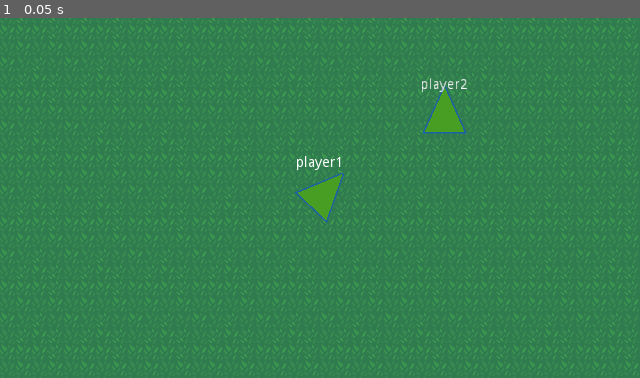
Above: before the commit, frame 1.
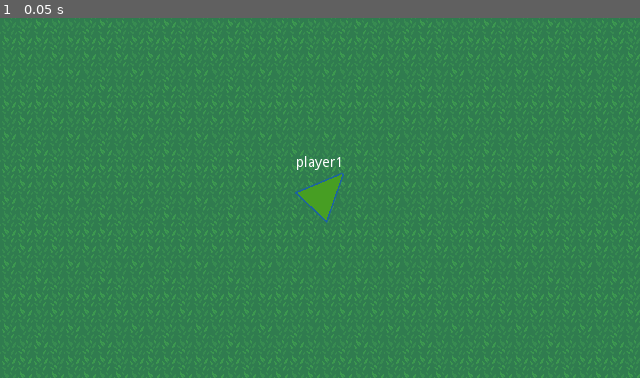
Above: after the commit, the same moment.

Repository: tangfuhao/InTheWorld
Game: Godot game, scene res://src/world/World.tscn
The game is run twice, just before and just after one commit, with the same random seed, the same clock (stepped at 60 frames per second) and the same inputs.
Inputs:
- Up to frame 1 (0.05 s): no input

The runs differ from the first frame. In frame 1, 12% of the frame differs, in the area x 0-100%, y 0-100%.

Commit message:
加入 攻击行为 攻击效果 捡起 取出 行为 站立行为
新增认知
周围其他人没有武器
十秒不受攻击
十秒没有躲入
没有远程武器
有远程武器
不在近战范围
不在远程攻击范围

创建伤害和攻击盒子
攻击免疫判定

Diff:
--- a/config/base_tasks.json
+++ b/config/base_tasks.json
@@ -13,5 +13,20 @@
     },
     {
         "任务名": "周围移动寻找"
+    },
+    {
+        "任务名": "捡起物品"
+    },
+    {
+        "任务名": "取出物品"
+    },
+    {
+        "任务名": "用拳头打"
+    },
+    {
+        "任务名": "用远程武器攻击"
+    },
+    {
+        "任务名": "站立"
     }
 ]
--- a/config/status.json
+++ b/config/status.json
@@ -17,10 +17,10 @@
             {
                 "条件名": "满足饥饿状态<0.05，则健康状态每分钟减去0.1",
                 "条件集合": [
-                    "饥饿状态,<,0.7"
+                    "饥饿状态,<,0.05"
                 ],
                 "影响集合": [
-                    "健康状态,-,0.3"
+                    "健康状态,-,0.1"
                 ]
             },
             {
--- a/config/strategy.json
+++ b/config/strategy.json
@@ -25,7 +25,6 @@
         "策略选择": [
             {
                 "策略前置条件": "周围有其他人",
-                "策略完结条件": "周围没有其他人",
                 "任务队列": "获取目标:随机,远离目标"
             }
         ]
@@ -35,7 +34,6 @@
         "策略选择": [
             {
                 "策略前置条件": "周围有其他人",
-                "策略完结条件": "周围没有其他人",
                 "任务队列": "获取目标:其他人,远离目标"
             }
         ]
--- /dev/null
+++ b/config/strategy_life.json
@@ -0,0 +1,180 @@
+[
+    {
+        "任务名": "生存动机",
+        "策略选择": [
+            {
+                "策略名称": "持续逃跑",
+                "策略权重": 1,
+                "任务队列": "持续逃跑",
+                "策略强条件": "受到攻击"
+            },
+            {
+                "策略名称": "找地方躲避",
+                "策略权重": 1,
+                "任务队列": "周围移动寻找:可躲入的,获取目标:可躲入的,移动到目标,躲入目标"
+            },
+            {
+                "策略名称": "直接杀人",
+                "策略权重": 1,
+                "任务队列": "直接杀人"
+            },
+            {
+                "策略名称": "找物品杀人",
+                "策略权重": 1,
+                "任务队列": "找物品杀人"
+            },
+            {
+                "策略名称": "囤积物品",
+                "策略权重": 1,
+                "任务队列": "囤积物品"
+            },
+            {
+                "策略名称": "沉着冷静",
+                "策略权重": 1,
+                "任务队列": "沉着冷静",
+                "策略强条件": "周围有其他人,其他人没有武器"
+            },
+            {
+                "策略名称": "拒绝关系邀请",
+                "策略权重": 1,
+                "策略前置条件": "有人发出关系邀请",
+                "任务队列": "拒绝关系邀请"
+            }
+        ]
+    },
+    {
+        "任务名": "持续逃跑",
+        "策略选择": [
+            {
+                "策略名称": "看到人就跑",
+                "策略权重": 1,
+                "任务队列": "获取目标:其他人,远离目标",
+                "策略强条件": "周围有其他人"
+            },
+            {
+                "策略名称": "看到人就躲起来",
+                "策略权重": 1,
+                "任务队列": "获取目标:其他人,远离目标,周围移动寻找:可躲入的,获取目标:可躲入的,移动到目标,躲入目标",
+                "策略强条件": "周围有其他人,不受攻击十秒,周围没有其他人,未躲入十秒"
+            },
+            {
+                "策略名称": "受攻击就跑",
+                "策略权重": 1,
+                "任务队列": "获取目标:随机,远离目标",
+                "策略强条件": "周围没有其他人,受到攻击"
+            },
+            {
+                "策略名称": "受攻击就躲起来",
+                "策略权重": 1,
+                "任务队列": "周围移动寻找:可躲入的,获取目标:可躲入的,移动到目标,躲入目标",
+                "策略强条件": "周围没有其他人,未躲入十秒,受到攻击"
+            },
+            {
+                "策略名称": "随意走动",
+                "策略权重": 1,
+                "任务队列": "随机运动"
+            }
+        ]
+    },
+    {
+        "任务名": "直接杀人",
+        "策略选择": [
+            {
+                "策略名称": "用手杀人",
+                "策略权重": 1,
+                "任务队列": "用手杀人",
+                "策略强条件": "没有远程武器"
+            },
+            {
+                "策略名称": "找到人用武器杀",
+                "策略权重": 1,
+                "任务队列": "用武器杀人",
+                "策略强条件": "有远程武器"
+            }
+        ]
+    },
+        {
+        "任务名": "用手杀人",
+        "策略选择": [
+            {
+                "策略名称": "用手杀人",
+                "策略权重": 1,
+                "任务队列": "周围移动寻找:其他人,获取目标:其他人,到达近战攻击范围,用拳头打",
+                "策略强条件": "没有远程武器"
+            }
+        ]
+    },
+        {
+        "任务名": "用武器杀人",
+        "策略选择": [
+            {
+                "策略名称": "找到人用武器杀",
+                "策略权重": 1,
+                "任务队列": "周围移动寻找:其他人,获取目标:其他人,到达远程攻击范围,用远程武器攻击",
+                "策略强条件": "有远程武器"
+            }
+        ]
+    },
+    {
+        "任务名": "到达近战攻击范围",
+        "策略选择": [
+            {
+                "策略名称": "到达近战攻击范围",
+                "策略权重": 1,
+                "策略前置条件": "不在近战攻击范围",
+                "任务队列": "移动到目标"
+            }
+        ]
+    },
+    {
+        "任务名": "到达远程攻击范围",
+        "策略选择": [
+            {
+                "策略名称": "到达远程攻击范围",
+                "策略权重": 1,
+                "策略前置条件": "不在远程攻击范围",
+                "任务队列": "移动到目标"
+            }
+        ]
+    },
+    {
+        "任务名": "找物品杀人",
+        "策略选择": [
+            {
+                "策略名称": "找物品杀人",
+                "策略权重": 1,
+                "任务队列": "周围移动寻找:武器,捡起物品:武器,用武器杀人"
+            }
+        ]
+    },
+    {
+        "任务名": "囤积物品",
+        "策略选择": [
+            {
+                "策略名称": "囤积物品",
+                "策略权重": 1,
+                "任务队列": "周围移动寻找:物品,捡起物品:物品"
+            }
+        ]
+    },
+    {
+        "任务名": "沉着冷静",
+        "策略选择": [
+            {
+                "策略名称": "沉着冷静",
+                "策略权重": 1,
+                "任务队列": "取出物品:武器,站立"
+            }
+        ]
+    },
+    {
+        "任务名": "拒绝关系邀请",
+        "策略选择": [
+            {
+                "策略名称": "拒绝关系邀请",
+                "策略权重": 1,
+                "任务队列": "拒绝邀请,随机运动"
+            }
+        ]
+    }
+]
--- a/project.godot
+++ b/project.godot
@@ -19,6 +19,11 @@
 "language": "GDScript",
 "path": "res://src/character/tasks/ApproachToTarget.gd"
 }, {
+"base": "Node2D",
+"class": "CPU",
+"language": "GDScript",
+"path": "res://src/character/CPU.gd"
+}, {
 "base": "Reference",
 "class": "Evaluate",
 "language": "GDScript",
@@ -180,9 +185,24 @@
 "path": "res://src/character/tasks/Hide.gd"
 }, {
 "base": "Reference",
+"class": "Idle",
+"language": "GDScript",
+"path": "res://src/character/tasks/Idle.gd"
+}, {
+"base": "Reference",
 "class": "MotivationModel",
 "language": "GDScript",
 "path": "res://src/character/motivation/MotivationModel.gd"
+}, {
+"base": "Reference",
+"class": "PackageItemModel",
+"language": "GDScript",
+"path": "res://src/character/package/PackageItemModel.gd"
+}, {
+"base": "Reference",
+"class": "PickUp",
+"language": "GDScript",
+"path": "res://src/character/tasks/PickUp.gd"
 }, {
 "base": "KinematicBody2D",
 "class": "Player",
@@ -190,6 +210,16 @@
 "path": "res://src/character/Human.gd"
 }, {
 "base": "Reference",
+"class": "Punch",
+"language": "GDScript",
+"path": "res://src/character/tasks/Punch.gd"
+}, {
+"base": "Reference",
+"class": "RemoteAttack",
+"language": "GDScript",
+"path": "res://src/character/tasks/RemoteAttack.gd"
+}, {
+"base": "Reference",
 "class": "StatusEffectModel",
 "language": "GDScript",
 "path": "res://src/character/status/StatusEffectModel.gd"
@@ -218,6 +248,11 @@
 "class": "Stuff",
 "language": "GDScript",
 "path": "res://src/world/Hide_Stuff.gd"
+}, {
+"base": "Reference",
+"class": "TakeOut",
+"language": "GDScript",
+"path": "res://src/character/tasks/TakeOut.gd"
 }, {
 "base": "Reference",
 "class": "Task",
@@ -242,6 +277,7 @@
 _global_script_class_icons={
 "AccessToTarget": "",
 "ApproachToTarget": "",
+"CPU": "",
 "Evaluate": "",
 "FurtherAwayTarget": "",
 "GSAIAgentLocation": "",
@@ -274,14 +310,20 @@
 "GSAITargetAcceleration": "",
 "GSAIUtils": "",
 "Hide": "",
+"Idle": "",
 "MotivationModel": "",
+"PackageItemModel": "",
+"PickUp": "",
 "Player": "",
+"Punch": "",
+"RemoteAttack": "",
 "StatusEffectModel": "",
 "StatusModel": "",
 "StrategyChain": "",
 "StrategyItemModel": "",
 "StrategyModel": "",
 "Stuff": "",
+"TakeOut": "",
 "Task": "",
 "VisionSensor": "",
 "Wander": "",
@@ -336,6 +378,7 @@
 2d_physics/layer_2="player1"
 2d_physics/layer_3="player2"
 2d_physics/layer_4="stuff"
+2d_physics/layer_5="hurt_player"
 
 [rendering]
 
--- /dev/null
+++ b/src/character/AttachEffect.tscn
@@ -0,0 +1,23 @@
+[gd_scene load_steps=5 format=2]
+
+[ext_resource path="res://assert/effect/HitEffect.png" type="Texture" id=1]
+
+[sub_resource type="AtlasTexture" id=1]
+atlas = ExtResource( 1 )
+region = Rect2( 0, 0, 24, 24 )
+
+[sub_resource type="AtlasTexture" id=2]
+atlas = ExtResource( 1 )
+region = Rect2( 24, 0, 24, 24 )
+
+[sub_resource type="SpriteFrames" id=3]
+animations = [ {
+"frames": [ SubResource( 1 ), SubResource( 2 ) ],
+"loop": true,
+"name": "Animate",
+"speed": 15.0
+} ]
+
+[node name="AttachEffect" type="AnimatedSprite"]
+frames = SubResource( 3 )
+animation = "Animate"
--- a/src/character/CPU.gd
+++ b/src/character/CPU.gd
@@ -1,4 +1,5 @@
 extends Node2D
+class_name CPU
 
 export(NodePath) var control_obj
 
--- /dev/null
+++ b/src/character/HitBox.gd
@@ -0,0 +1,2 @@
+extends Area2D
+export var damage:float = 0.1
--- /dev/null
+++ b/src/character/HitBox.tscn
@@ -0,0 +1,13 @@
+[gd_scene load_steps=3 format=2]
+
+[ext_resource path="res://src/character/HitBox.gd" type="Script" id=1]
+
+[sub_resource type="CircleShape2D" id=1]
+radius = 9.47219
+
+[node name="HitBox" type="Area2D"]
+script = ExtResource( 1 )
+
+[node name="CollisionShape2D" type="CollisionShape2D" parent="."]
+position = Vector2( 0, -30 )
+shape = SubResource( 1 )
--- a/src/character/Human.gd
+++ b/src/character/Human.gd
@@ -5,18 +5,51 @@
 onready var playerName = $LabelLayout/PlayerName
 onready var movement = $Movement
 onready var cpu = $"CPU"
-
+onready var hurt_box = $HurtBox
+onready var hit_box = $HitBox
+#与目标的距离
+var _target_distance = 0
+signal to_target_distance_update(distance)
+#背包
+var package = []
 #目标
 var target = null setget set_target,get_target
+
+
+var is_hide = false
+
+func _process(delta):
+	update_target_distance()
+
+func update_target_distance():
+	if target:
+		var latest_distance_to_target = global_position.distance_to(target.global_position)
+		var margin_of_error = _target_distance - latest_distance_to_target
+		if margin_of_error > 5:
+			_target_distance = latest_distance_to_target
+			emit_signal("to_target_distance_update",_target_distance)
 
 func _ready() -> void:
 	playerName.text = player_name
 
 func set_target(_target):
 	target = _target
+	update_target_distance()
 func get_target():
 	return target
 
 func is_approach(_target):
 	var tolerance = 100
 	return global_position.distance_squared_to(_target.global_position) < tolerance
+
+func pick_up(_target:Stuff) -> void:
+	var item = PackageItemModel.new()
+	item.item_name = _target.stuff_name
+	package.push_back(item)
+	_target.queue_free()
+
+#受到伤害
+func _on_HurtBox_area_entered(area):
+	var health_status = cpu.status.statusDic["健康状态"]
+	hurt_box.start_invincibility(0.5)
+	hurt_box.show_attack_effect()
--- a/src/character/Human.tscn
+++ b/src/character/Human.tscn
@@ -7,6 +7,8 @@
 [ext_resource path="res://src/character/LabelLayout.tscn" type="PackedScene" id=5]
 [ext_resource path="res://src/character/Movement.gd" type="Script" id=6]
 [ext_resource path="res://src/character/CPU.gd" type="Script" id=7]
+[ext_resource path="res://src/character/HurtBox.tscn" type="PackedScene" id=8]
+[ext_resource path="res://src/character/HitBox.tscn" type="PackedScene" id=9]
 
 [sub_resource type="CircleShape2D" id=1]
 radius = 13.2538
@@ -14,6 +16,9 @@
 [node name="Human" type="KinematicBody2D"]
 collision_layer = 2
 script = ExtResource( 2 )
+__meta__ = {
+"_edit_group_": true
+}
 
 [node name="Line2D" type="Line2D" parent="."]
 position = Vector2( 0, -8 )
@@ -28,14 +33,29 @@
 shape = SubResource( 1 )
 
 [node name="LabelLayout" parent="." instance=ExtResource( 5 )]
+visible = false
 
 [node name="CPU" parent="." instance=ExtResource( 4 )]
+visible = false
 script = ExtResource( 7 )
 control_obj = NodePath("..")
 
 [node name="Movement" parent="." instance=ExtResource( 3 )]
+visible = false
 script = ExtResource( 6 )
 control_obj = NodePath("..")
+
+[node name="HurtBox" parent="." instance=ExtResource( 8 )]
+monitorable = false
+collision_layer = 0
+collision_mask = 16
+
+[node name="HitBox" parent="." instance=ExtResource( 9 )]
+monitoring = false
+monitorable = false
+collision_layer = 16
+collision_mask = 0
+[connection signal="area_entered" from="HurtBox" to="." method="_on_HurtBox_area_entered"]
 
 [editable path="CPU"]
 
--- /dev/null
+++ b/src/character/HurtBox.gd
@@ -0,0 +1,39 @@
+extends Area2D
+
+
+var invincible = false setget set_invincible
+signal invincibility_start
+signal invinciblility_end
+
+onready var timer = $Timer
+
+
+func show_attack_effect():
+	var GrassEffect = load("res://src/character/AttachEffect.tscn")
+	var grassEffect = GrassEffect.instance()
+	get_tree().current_scene.add_child(grassEffect)
+	grassEffect.global_position = global_position
+
+
+func set_invincible(value):
+	invincible = value
+	if invincible :
+		emit_signal("invincibility_start")
+	else:
+		emit_signal("invinciblility_end")
+
+func start_invincibility(duration):
+	self.invincible = true
+	timer.start(duration)
+
+
+func _on_Timer_timeout():
+	self.invincible = false
+
+
+func _on_HurtBox_invincibility_start():
+	set_deferred("monitoring",false)
+
+
+func _on_HurtBox_invinciblility_end():
+	monitoring = true
--- /dev/null
+++ b/src/character/HurtBox.tscn
@@ -0,0 +1,16 @@
+[gd_scene load_steps=3 format=2]
+
+[ext_resource path="res://src/character/HurtBox.gd" type="Script" id=1]
+
+[sub_resource type="CircleShape2D" id=1]
+radius = 18.9661
+
+[node name="HurtBox" type="Area2D"]
+script = ExtResource( 1 )
+
+[node name="CollisionShape2D" type="CollisionShape2D" parent="."]
+shape = SubResource( 1 )
+
+[node name="Timer" type="Timer" parent="."]
+[connection signal="invincibility_start" from="." to="." method="_on_HurtBox_invincibility_start"]
+[connection signal="invinciblility_end" from="." to="." method="_on_HurtBox_invinciblility_end"]
--- a/src/character/Movement.gd
+++ b/src/character/Movement.gd
@@ -51,6 +51,8 @@
 			update_wander()
 		#计算位移
 		direction = GSAIUtils.angle_to_vector2(control_node.rotation).normalized()
+	else:
+		velocity = Vector2.ZERO
 
 	velocity = velocity.move_toward(direction * speed_max * movement, _delta * acceleration_max);
 	velocity = control_node.move_and_slide(velocity)
--- a/src/character/PlayerDetectionZone.gd
+++ b/src/character/PlayerDetectionZone.gd
@@ -107,6 +107,9 @@
 	else:
 		return new_stuff
 
+func get_recently_see_people_arr():
+	return recently_see_stuff_in_vision_arr
+
 
 
 var new_stuff = null
--- /dev/null
+++ b/src/character/package/PackageItemModel.gd
@@ -0,0 +1,2 @@
+class_name PackageItemModel
+var item_name
--- a/src/character/strategy/Strategy.gd
+++ b/src/character/strategy/Strategy.gd
@@ -79,6 +79,26 @@
 		return task
 	elif task_name == "躲入目标":
 		var task:Hide = Hide.new()
+		task.init(control_node,task_params)
+		return task
+	elif task_name == "捡起物品":
+		var task:PickUp = PickUp.new()
+		task.init(control_node,task_params)
+		return task
+	elif task_name == "取出物品":
+		var task:TakeOut = TakeOut.new()
+		task.init(control_node,task_params)
+		return task
+	elif task_name == "用拳头打":
+		var task:Punch = Punch.new()
+		task.init(control_node,task_params)
+		return task
+	elif task_name == "用远程武器攻击":
+		var task:RemoteAttack = RemoteAttack.new()
+		task.init(control_node,task_params)
+		return task
+	elif task_name == "站立":
+		var task:Idle = Idle.new()
 		task.init(control_node,task_params)
 		return task
 	else:
@@ -131,7 +151,15 @@
 	if meet_strategy_arr.empty() == false:
 		var is_match_current_strategy = is_match_current_strategy(_current_strategy_chain,_new_strategy_chain,level)
 		var random_code_arr = _new_strategy_chain.random_code_arr
-		if is_match_current_strategy: random_code_arr = _current_strategy_chain.random_code_arr
+		if is_match_current_strategy:
+			random_code_arr = _current_strategy_chain.random_code_arr
+		else:
+			#如果当前的策略码数目不足 用之前的补足
+			if random_code_arr.size() < level:
+				_new_strategy_chain.random_code_arr.clear()
+				for index in range(0,level):
+					var random_code = _current_strategy_chain.random_code_arr[index]
+					_new_strategy_chain.random_code_arr.push_back(random_code)
 
 #		1.选择策略
 #		2.规划策略的任务
@@ -154,13 +182,16 @@
 	return false
 
 func plan_task_queue(task_queue,level,_current_strategy_chain,_new_strategy_chain):
+	var plan_result
 	for task in task_queue:
 		var task_name = get_simple_task_name(task)
 		if is_primary_task(task_name):
 			_new_strategy_chain.push_task_level(level,task)
 		else:
 			var strategy = get_strategy_by_task_name(task_name)
-			return plan_strategy(strategy,level+1,_current_strategy_chain,_new_strategy_chain)
+			plan_result =  plan_strategy(strategy,level+1,_current_strategy_chain,_new_strategy_chain)
+			if plan_result == false:
+				return false
 	return true
 
 func get_simple_task_name(task):
@@ -253,8 +284,9 @@
 
 #加载策略表
 func laod_strategy_overview():
-	var strategy_arr = load_json_arr("res://config/strategy.json")
+	var strategy_arr = load_json_arr("res://config/strategy_life.json")
 	parse_strategys(strategy_arr)
+#	print(strategy_dic)
 
 func parse_strategys(strategy_arr):
 	for item in strategy_arr :
@@ -280,6 +312,7 @@
 	var weak_strategy_arr = []
 
 	for item in strategy_selector:
+		var is_strong_strategy_tag = false
 		var strategy_item = StrategyItemModel.new()
 		if item.has("策略权重"):
 			var weight = item["策略权重"]
@@ -287,6 +320,11 @@
 		if item.has("策略前置条件"):
 			var pre_condition = item["策略前置条件"]
 			strategy_item.pre_condition_arr = pre_condition.split(",")
+		if item.has("策略强条件"):
+			var pre_condition = item["策略强条件"]
+			strategy_item.pre_condition_arr = pre_condition.split(",")
+			is_strong_strategy_tag = true
+
 		if item.has("策略完结条件"):
 			var adjust_task_finish_condition = item["策略完结条件"]
 			strategy_item.adjust_task_finish_condition = adjust_task_finish_condition.split(",")
@@ -294,7 +332,7 @@
 		var task_queue = item["任务队列"]
 		strategy_item.task_queue = task_queue.split(",")
 
-		if item.has("强策略") && item["强策略"]:
+		if is_strong_strategy_tag:
 			strong_strategy_arr.push_back(strategy_item)
 		else:
 			weak_strategy_arr.push_back(strategy_item)
--- a/src/character/strategy/StrategyModel.gd
+++ b/src/character/strategy/StrategyModel.gd
@@ -1,7 +1,7 @@
 class_name StrategyModel
 var task_name:String
 #默认：顺序
-var order_sort_type:bool = true
+var order_sort_type:bool = false
 #默认：弱策略
 var strong_strategy:bool = false
 
--- a/src/character/tasks/FurtherAwayTarget.gd
+++ b/src/character/tasks/FurtherAwayTarget.gd
@@ -11,7 +11,7 @@
 		var target = human.get_target()
 		if target:
 			var direction:Vector2 = human.global_position - target.global_position
-			var direction_position = direction.normalized() * 10
+			var direction_position = target.normalized() * 10
 			var desired_position = human.global_position + direction_position
 			human.movement.set_desired_position(desired_position)
 
--- a/src/character/tasks/Hide.gd
+++ b/src/character/tasks/Hide.gd
@@ -1,18 +1,31 @@
 extends "res://src/character/tasks/Task.gd"
 class_name Hide
+var hide_record_start_time
+
+var world_status:WorldStatus
 #获取目标任务
-
-func process(_delta: float):
+func active():
 	if human:
+		world_status = human.cpu.world_status
 		var target = human.get_target()
 		if target:
 			if human.is_approach(target):
 				human.global_position.x = target.global_position.x
 				human.global_position.y = target.global_position.y
-				return STATE.GOAL_ACTIVE
-			else:
-				return STATE.GOAL_FAILED
+				human.is_hide = true
+				hide_record_start_time = 10
 
-		else:
-			return STATE.GOAL_COMPLETED
-	return STATE.GOAL_FAILED
+
+func process(_delta: float):
+	if human.is_hide:
+		hide_record_start_time = hide_record_start_time - _delta
+		if hide_record_start_time < 0:
+			world_status.world_status_dic["未躲入十秒"] = false
+
+		return STATE.GOAL_ACTIVE
+	else:
+		return STATE.GOAL_FAILED
+
+func terminate():
+	human.is_hide = false
+	world_status.world_status_dic["未躲入十秒"] = true
--- /dev/null
+++ b/src/character/tasks/Idle.gd
@@ -0,0 +1,7 @@
+extends "res://src/character/tasks/Task.gd"
+class_name Idle
+func active() ->void:
+	if human:
+		human.movement.is_on = false
+		human.movement.is_wander = false
+		print(human.player_name,"站立")
--- /dev/null
+++ b/src/character/tasks/PickUp.gd
@@ -0,0 +1,14 @@
+extends "res://src/character/tasks/Task.gd"
+class_name PickUp
+
+func process(_delta: float):
+	if human:
+		var target = human.get_target()
+		if target:
+			if target is Stuff:
+				if human.is_approach(target):
+					human.pick_up(target)
+					return STATE.GOAL_COMPLETED
+			else:
+				print("拾取物品 类型错误")
+	return STATE.GOAL_FAILED
--- /dev/null
+++ b/src/character/tasks/Punch.gd
@@ -0,0 +1,12 @@
+extends "res://src/character/tasks/Task.gd"
+class_name Punch
+
+func active():
+	if human:
+		var hit_box = human.hit_box
+		hit_box.set_deferred("monitorable",false)
+
+func terminate():
+	if human:
+		var hit_box = human.hit_box
+		hit_box.monitorable = true
--- /dev/null
+++ b/src/character/tasks/RemoteAttack.gd
@@ -0,0 +1,2 @@
+extends "res://src/character/tasks/Task.gd"
+class_name RemoteAttack
--- /dev/null
+++ b/src/character/tasks/TakeOut.gd
@@ -0,0 +1,9 @@
+extends "res://src/character/tasks/Task.gd"
+class_name TakeOut
+
+func active() ->void:
+	if human:
+		print(human.player_name,"取出",params)
+
+func process(_delta: float):
+	return STATE.GOAL_COMPLETED
--- a/src/character/tasks/Task.gd
+++ b/src/character/tasks/Task.gd
@@ -14,7 +14,7 @@
 	pass
 
 func process(_delta: float):
-	return STATE.GOAL_COMPLETED
+	return STATE.GOAL_ACTIVE
 
 func terminate() ->void:
 	pass
--- a/src/character/world_status/WorldStatus.gd
+++ b/src/character/world_status/WorldStatus.gd
@@ -11,13 +11,27 @@
 	world_status_dic["可以移动"] = true
 	world_status_dic["周围有其他人"] = false
 	world_status_dic["周围没有其他人"] = true
+	world_status_dic["其他人没有武器"] = true
 	world_status_dic["受到攻击"] = false
+	world_status_dic["不受攻击十秒"] = true
+	world_status_dic["未躲入十秒"] = true
+	world_status_dic["没有远程武器"] = true
+	world_status_dic["有远程武器"] = false
+	world_status_dic["不在近战攻击范围"] = false
+	world_status_dic["不在远程攻击范围"] = false
+
 
 
 
 	player_detection_zone = owner.player_detection_zone
 	player_detection_zone.connect("player_in_vision",self,"player_num_change_in_world_status")
 	player_detection_zone.connect("player_out_vision",self,"player_num_change_in_world_status")
+
+	owner.control_node.connect("to_target_distance_update",self,"to_target_distance_update")
+
+func to_target_distance_update(_distance):
+	world_status_dic["不在近战攻击范围"] = _distance > 20
+	world_status_dic["不在远程攻击范围"] = _distance > 200
 
 func player_num_change_in_world_status():
 	var target = player_detection_zone.get_recent_target("其他人")
@@ -30,6 +44,11 @@
 #		emit_signal("world_status_change",["周围没有其他人",!has_other_people])
 		emit_signal("world_status_change")
 
+#	if has_other_people:
+#		get_recently_see_people_arr()
+# 	else:
+#		world_status_dic["其他人没有武器"] = true
+
 
 
 func meet_condition(_condition_item) -> bool :
--- a/src/world/Hide_Stuff.gd
+++ b/src/world/Hide_Stuff.gd
@@ -1,5 +1,7 @@
 extends Node2D
 class_name Stuff
 
+var stuff_name
+
 func has_attribute(_params):
 	return true
--- a/src/world/World.tscn
+++ b/src/world/World.tscn
@@ -450,6 +450,7 @@
 radius = 24.9787
 
 [node name="World" type="Node2D"]
+position = Vector2( 12.3217, -118.688 )
 
 [node name="Map" type="Node2D" parent="."]
 
@@ -472,11 +473,17 @@
 player_name = "player2"
 
 [node name="Status" parent="Player2/CPU" index="0"]
-update_time = 1000
+update_time = 20
 
 [node name="Player1" parent="." instance=ExtResource( 4 )]
-position = Vector2( 1074.03, 2445.46 )
+position = Vector2( 495.582, 2370.15 )
 rotation = 0.755728
+
+[node name="LabelLayout" parent="Player1" index="2"]
+visible = true
+
+[node name="Status" parent="Player1/CPU" index="0"]
+update_time = 20
 
 [node name="Camera2D" type="Camera2D" parent="Player1"]
 current = true
@@ -541,3 +548,5 @@
 [editable path="Player2/CPU"]
 
 [editable path="Player1"]
+
+[editable path="Player1/CPU"]
Binary file added: assert/effect/HitEffect.png
Not shown, added: assert/effect/HitEffect.png.import
Not shown: 1 places in src/character/Human.tscn that only renumber resources
